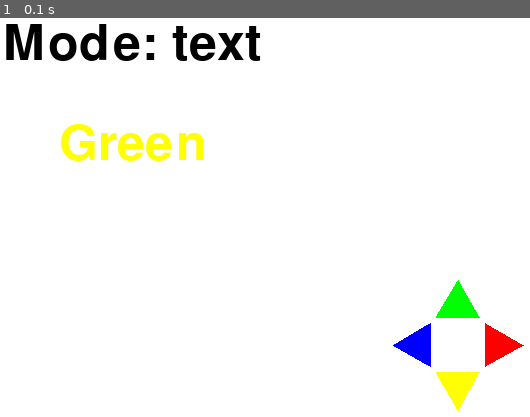
Above: before the commit, frame 1.
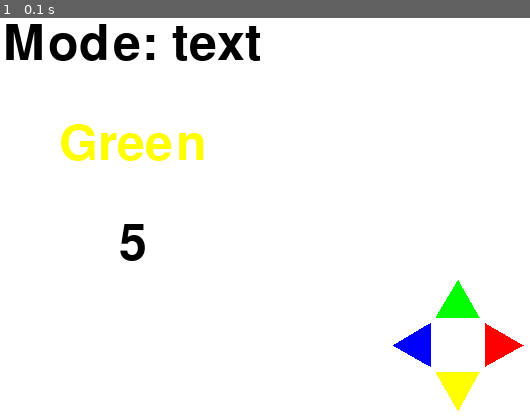
Above: after the commit, the same moment.

Repository: NanoMars/mini-pygame-collection
Game: pygame game, started from Games/ColourNames.py
Same seed, same stepped clock (60 frames per second), same inputs: the game is played once before the commit and once after it.
Inputs:
- Up to frame 1 (0.1 s): no input

The runs differ from the first frame. In frame 1, 0.3% of the frame differs, in the area x 22-28%, y 51-61%.

Commit message:
countdown not working

Diff:
--- a/Games/ColourNames.py
+++ b/Games/ColourNames.py
@@ -8,10 +8,12 @@
 
 font = pygame.font.Font(None, 74)
 
-colours = [["red", (255, 0, 0)], ["green", (0, 255, 0)], ["blue", (0, 0, 255)], ["yellow", (255, 255, 0)]]
+colours = [["Red", (255, 0, 0)], ["Green", (0, 255, 0)], ["Blue", (0, 0, 255)], ["Yellow", (255, 255, 0)]]
 texts = ["Red", "Green", "Blue", "Yellow"]
 
 mode = 'text'
+
+score = 5
 
 class coloured_text:
     def __init__(self):
@@ -31,11 +33,37 @@
     if mode == 'text':
         if input == current_text.text:
             return True
+        else:
+            return False
     else:
         if input == current_text.colour[0]:
             return True
+        else:
+            return False
+
+def act_score(correct):
+    if correct:
+        score -= 1
+    else:
+        score = 5
+        countdown = 5
 
 
+countdown = 5
+
+def draw_countdown():
+    countdown_text = font.render(str(countdown), True, pygame.Color('black'))
+    screen.blit(countdown_text, ((screen.get_width() - countdown_text.get_width()) // 2, (screen.get_height() // 2) + 100))
+
+def update_countdown():
+    global countdown
+    countdown -= 1
+
+    if countdown <= 0:
+        act_score(False)
+
+countdown_timer = pygame.USEREVENT + 1
+pygame.time.set_timer(countdown_timer, 1000)
 
 current_text = coloured_text()
 
@@ -61,7 +89,7 @@
 def draw_triangles():
     center = (screen.get_width() - 75, screen.get_height() - 75)
     for i in range (4):
-        angle = math.radians(i * 90)
+        angle = math.radians((i * 90))
         new_x = center[0] + math.cos(angle) * 40
         new_y = center[1] - math.sin(angle) * 40
         draw_triangle(screen, colours[i][1], (new_x, new_y), 50, i * 90)
@@ -72,15 +100,30 @@
     for event in pygame.event.get():
         if event.type == pygame.QUIT:
             running = False
+        elif event.type == pygame.KEYDOWN:
+            if event.key == pygame.K_UP:
+                print(check_correct("Green"))
+            elif event.key == pygame.K_DOWN:
+                print(check_correct("Yellow"))
+            elif event.key == pygame.K_LEFT:
+                print(check_correct("Blue"))
+            elif event.key == pygame.K_RIGHT:
+                print(check_correct("Red"))
+
 
     screen.fill((255, 255, 255))
 
     current_text.draw(screen)
 
     draw_mode()
+    draw_triangles()
+    draw_countdown()
 
-    draw_triangles()
 
+
+    for event in pygame.event.get():
+        if event.type == countdown_timer:
+            update_countdown()
 
     pygame.display.flip()
     clock.tick(60)
